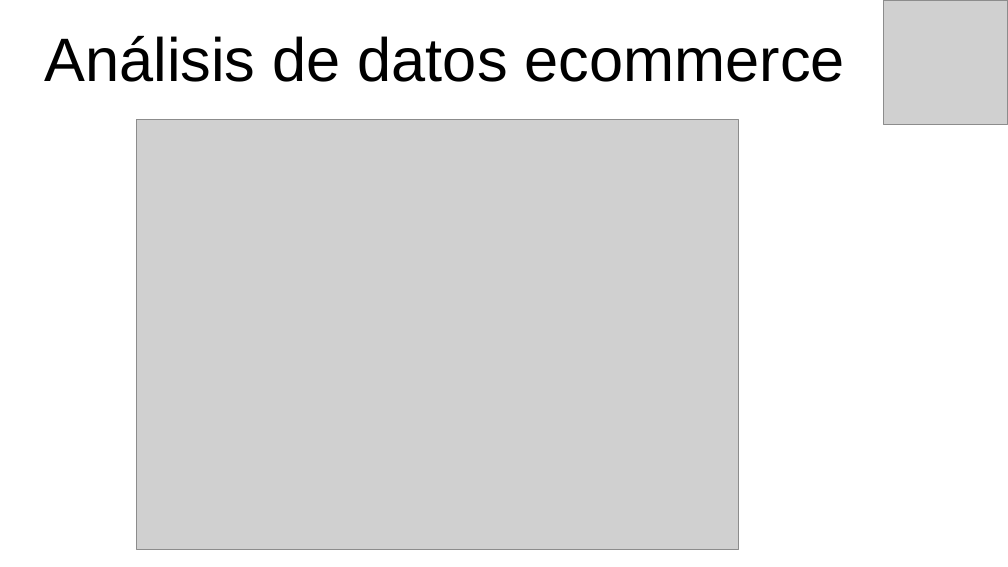
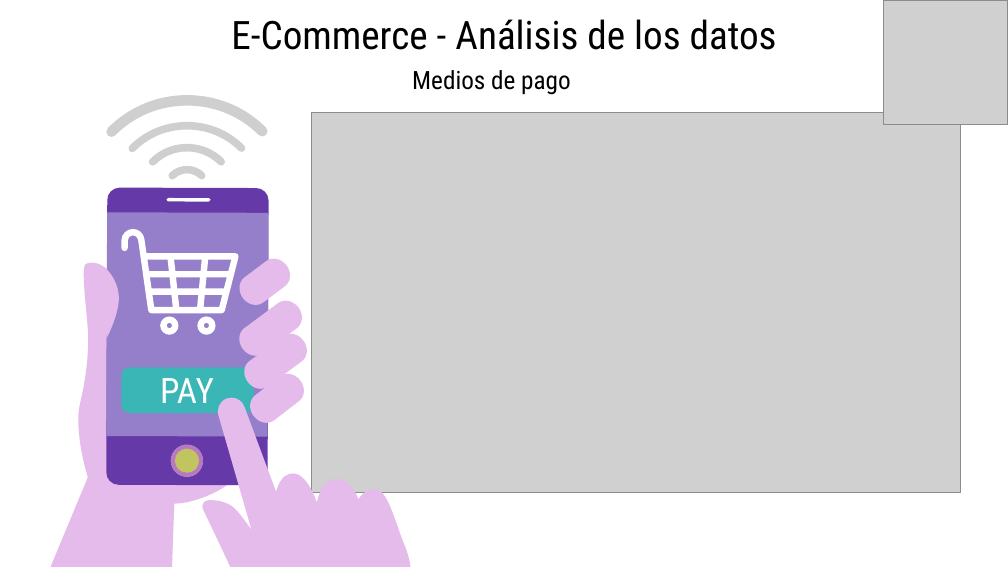
Before and after one commit to eliasguillermo/ds-ecommerce, a slide deck: slide 15 of PROYECTO FINAL - PRESENTANCION GERENCIAL.pptx. Drawn at 1008x567 pixels with LibreOffice and Linux fonts; fonts in the diff are those of the drawing; grey boxes stand for pictures. Boxes give left, top, right and bottom in pixels: in the first picture for what was removed or moved away, otherwise in the second. Text is boxed around its words. In the diff, an @@ line names an element or a change of style, - is before the commit and + after.

```diff
--- a/PROYECTO FINAL - PRESENTANCION GERENCIAL.pptx
+++ b/PROYECTO FINAL - PRESENTANCION GERENCIAL.pptx
@@ text "E-Commerce - Análisis de los ..." at [231,19,777,50]: vertical alignment bottom to top @@
@@ text at [231,19,777,50]: text changed; size 43.8 to 28 pt; font Arial to Roboto Condensed @@
-Análisis de datos ecommerce
+E-Commerce - Análisis de los datos
@@ title added at [412,70,571,95], 18 pt, text #000000 @@
+Medios de pago
@@ freeform shape added at [106,95,268,137], fill #CFCFCF @@
@@ picture added at [311,113,961,493] @@
@@ freeform shape added at [128,122,246,152], fill #CFCFCF @@
@@ picture removed at [137,120,739,549] @@
@@ freeform shape added at [148,144,225,166], fill #CFCFCF @@
@@ freeform shape added at [168,166,206,180], fill #CFCFCF @@
@@ freeform shape added at [106,187,268,485], fill #6639A8 @@
@@ freeform shape added at [166,198,211,202], fill #FFFFFF @@
@@ freeform shape added at [107,213,269,436], fill #957FCA @@
@@ freeform shape added at [121,229,238,313], fill #FFFFFF @@
@@ freeform shape added at [50,262,252,566], fill #E5BBEB @@
@@ freeform shape added at [102,267,121,338], fill #E5BBEB @@
@@ freeform shape added at [167,254,179,313], fill #FFFFFF @@
@@ freeform shape added at [197,254,209,313], fill #FFFFFF @@
@@ freeform shape added at [235,259,292,321], fill #FFFFFF @@
@@ freeform shape added at [238,259,292,305], fill #E5BBEB @@
@@ freeform shape added at [146,271,231,277], fill #FFFFFF @@
@@ freeform shape added at [148,288,229,294], fill #FFFFFF @@
@@ freeform shape added at [160,317,178,335], fill #FFFFFF @@
@@ freeform shape added at [198,317,216,335], fill #FFFFFF @@
@@ freeform shape added at [238,300,303,356], fill #E5BBEB @@
@@ freeform shape added at [243,334,308,389], fill #E5BBEB @@
@@ freeform shape added at [121,368,253,413], fill #39B6B5 @@
@@ title added at [160,378,214,403], 25 pt, text #FFFFFF @@
+PAY
@@ freeform shape added at [248,374,305,423], fill #E5BBEB @@
@@ freeform shape added at [201,398,410,567], fill #E5BBEB @@
@@ freeform shape added at [171,445,204,477], fill #C9D6D7 @@
@@ freeform shape added at [171,445,204,477], fill #B878C2 @@
@@ freeform shape added at [175,449,200,473], fill #C0C55F @@
```
Also in this commit, not shown: 11 other slides changed, 9 slides added, 10 slides removed.
